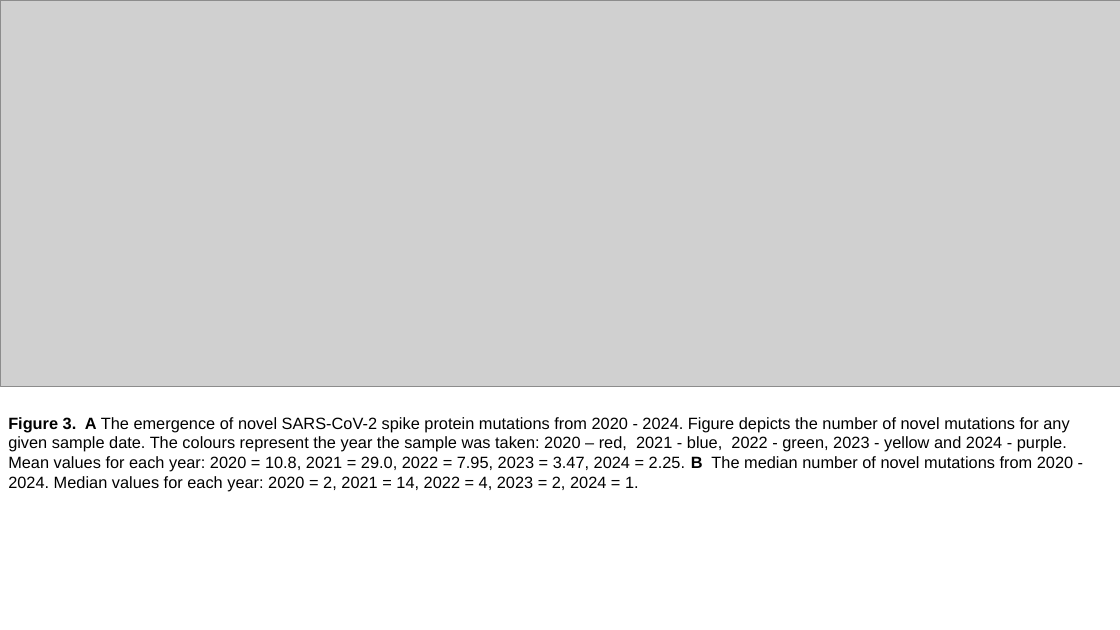
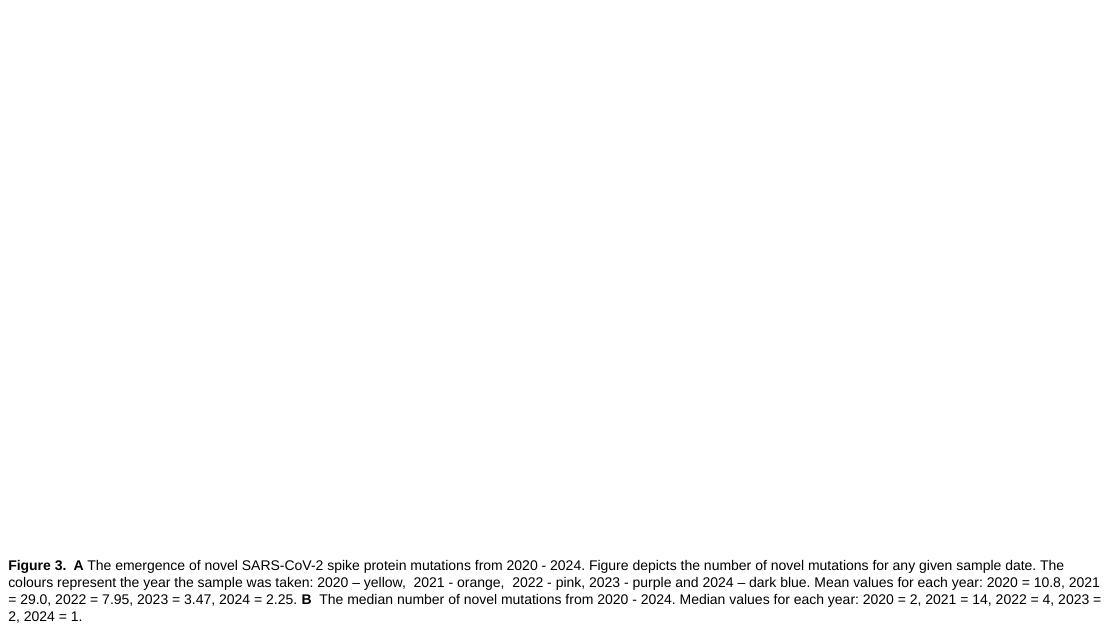
Before and after one commit to sha524/Spike_protein, a slide deck: slide 3 of Plots and Figures/Real plots and figures/Completed figures with captions.pptx. Drawn at 1120x630 pixels with LibreOffice and Linux fonts; fonts in the diff are those of the drawing; grey boxes stand for pictures; background and template pictures are left out. Boxes give left, top, right and bottom in pixels: in the first picture for what was removed or moved away, otherwise in the second. Text is boxed around its words. In the diff, an @@ line names an element or a change of style, - is before the commit and + after.

Commit message:
Figures 2 and 3 changed, more dimensionality reduction report work

```diff
--- a/Plots and Figures/Real plots and figures/Completed figures with captions.pptx
+++ b/Plots and Figures/Real plots and figures/Completed figures with captions.pptx
@@ picture removed at <box>0,0,1120,386</box> @@
@@ text at <box>8,560,1100,623</box>: text changed; size 14 to 12 pt @@
-Figure 3. A The emergence of novel SARS-CoV-2 spike protein mutations from 2020 - 2024. Figure depicts the number of novel mutations for any given sample date. The colours represent the year the sample was taken: 2020 – red, 2021 - blue, 2022 - green, 2023 - yellow and 2024 - purple. Mean values for each year: 2020 = 10.8, 2021 = 29.0, 2022 = 7.95, 2023 = 3.47, 2024 = 2.25. B The median number of novel mutations from 2020 - 2024. Median values for each year: 2020 = 2, 2021 = 14, 2022 = 4, 2023 = 2, 2024 = 1.
+Figure 3. A The emergence of novel SARS-CoV-2 spike protein mutations from 2020 - 2024. Figure depicts the number of novel mutations for any given sample date. The colours represent the year the sample was taken: 2020 – yellow, 2021 - orange, 2022 - pink, 2023 - purple and 2024 – dark blue. Mean values for each year: 2020 = 10.8, 2021 = 29.0, 2022 = 7.95, 2023 = 3.47, 2024 = 2.25. B The median number of novel mutations from 2020 - 2024. Median values for each year: 2020 = 2, 2021 = 14, 2022 = 4, 2023 = 2, 2024 = 1.
```
Also in this commit, not shown: 1 other slide changed, 3 other files.
